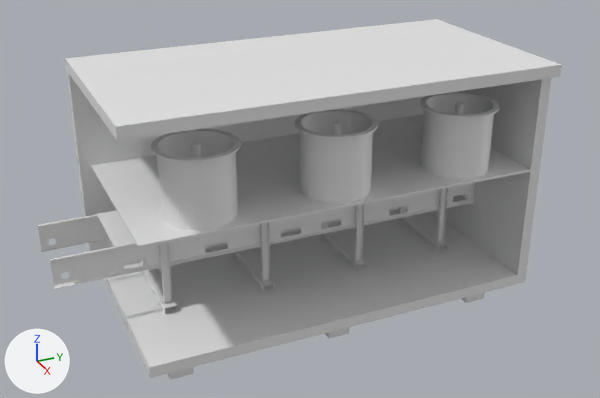
The glTF model modelos/tunel-congelacion-actual.glb, before and after one commit.
Rendered twice from a 50 mm camera at (9.18, -4.27, 6.21) aimed at (0.0, -0.14, 1.62). The axes (+X, +Y, +Z) are drawn at lower left. The lights are the same throughout. The first picture is the older version. Vertices at exactly the same position are counted once.

The first picture shows 'carcasa', 'cinta', 'estructura', 'ventiladores'.
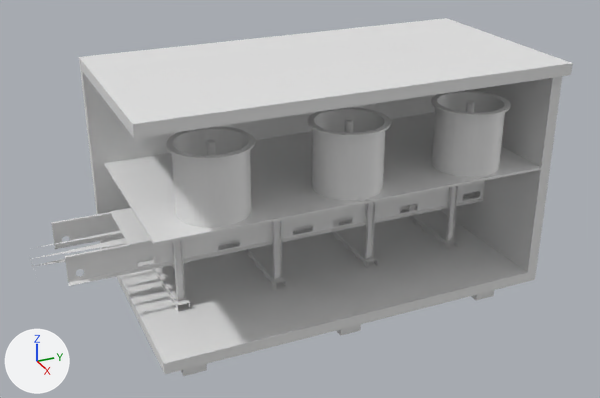
What differs and where, as boxes [x1, y1, x2, y2] in the pictures (600 x 398 px):
'estructura', moved: before [91, 114, 531, 380]; after [104, 112, 541, 376]
'carcasa', moved: before [65, 19, 562, 284]; after [79, 18, 573, 282]
'ventiladores', moved: before [151, 92, 502, 237]; after [166, 91, 513, 234]
'cinta', reshaped: before [38, 183, 475, 304]; after [30, 181, 485, 301]

What the commit changed:
me_carcasa is used by ob_carcasa; location (0.0, 0.0, 0.0).
me_carcasa had 28 vertices, 56 faces and spanned x -1.4..1.4, y -2.75..2.75, z 0.32..3.47.
me_carcasa now has 28 vertices, 56 faces and spans x -1.4..1.4, y -2.58..2.92, z 0.32..3.47.
me_carcasa part 1: the whole mesh is moved by (0.0, 0.17, 0.0).
me_estructura is used by ob_estructura; location (0.0, 0.0, 0.0).
me_estructura had 491 vertices, 954 faces and spanned x -1.25..1.25, y -2.65..2.65, z 0.0..2.05.
me_estructura now has 491 vertices, 954 faces and spans x -1.25..1.25, y -2.48..2.82, z 0.0..2.05.
me_estructura part 2: the whole mesh is moved by (0.0, 0.17, 0.0).
me_ventiladores is used by ob_ventiladores; location (0.0, 0.0, 0.0).
me_ventiladores had 8124 vertices, 18900 faces and spanned x 0.25..1.25, y -2.25..2.25, z 2.02..2.91.
me_ventiladores now has 8124 vertices, 18900 faces and spans x 0.25..1.25, y -2.08..2.42, z 2.02..2.91.
me_ventiladores part 3: the whole mesh is moved by (0.0, 0.17, 0.0).
me_cinta is used by ob_cinta; location (0.0, 0.0, 0.0).
me_cinta had 36590 vertices, 25000 faces and spanned x -0.98..0.16, y -3.41..3.41, z 0.57..2.02.
me_cinta now has 36608 vertices, 25000 faces and spans x -0.98..0.16, y -3.58..3.58, z 0.57..2.02.
me_cinta part 4: 3190 vertices moved within x -0.89..0.07, y -1.88..2.05, z 1.17..1.48; 8490 vertices removed from x -0.98..0.16, y -3.41..3.41, z 0.57..2.02; 21814 vertices added at x -0.98..0.16, y -3.58..3.58, z 0.57..2.02.
Other edits to the shape of me_cinta do not show in these pictures.
